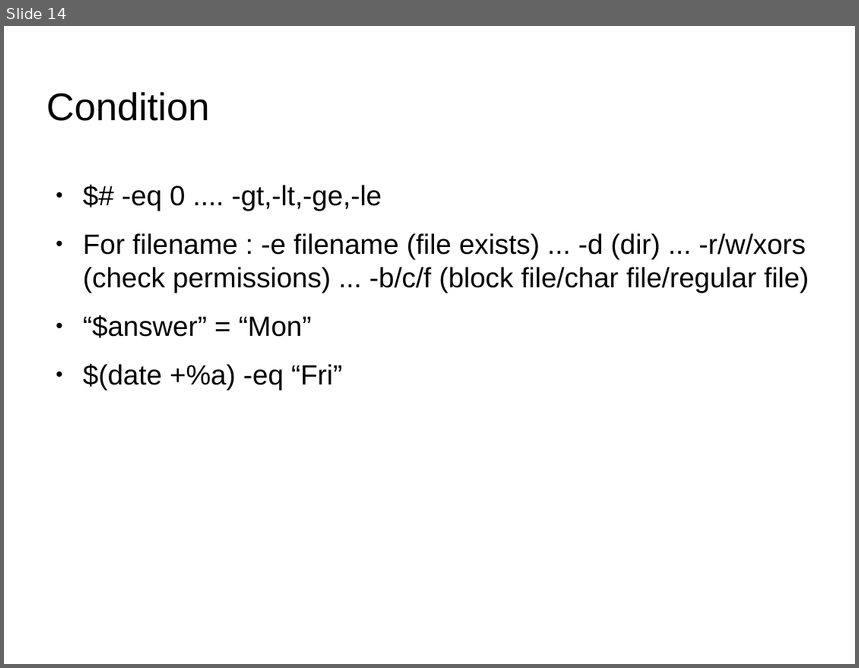
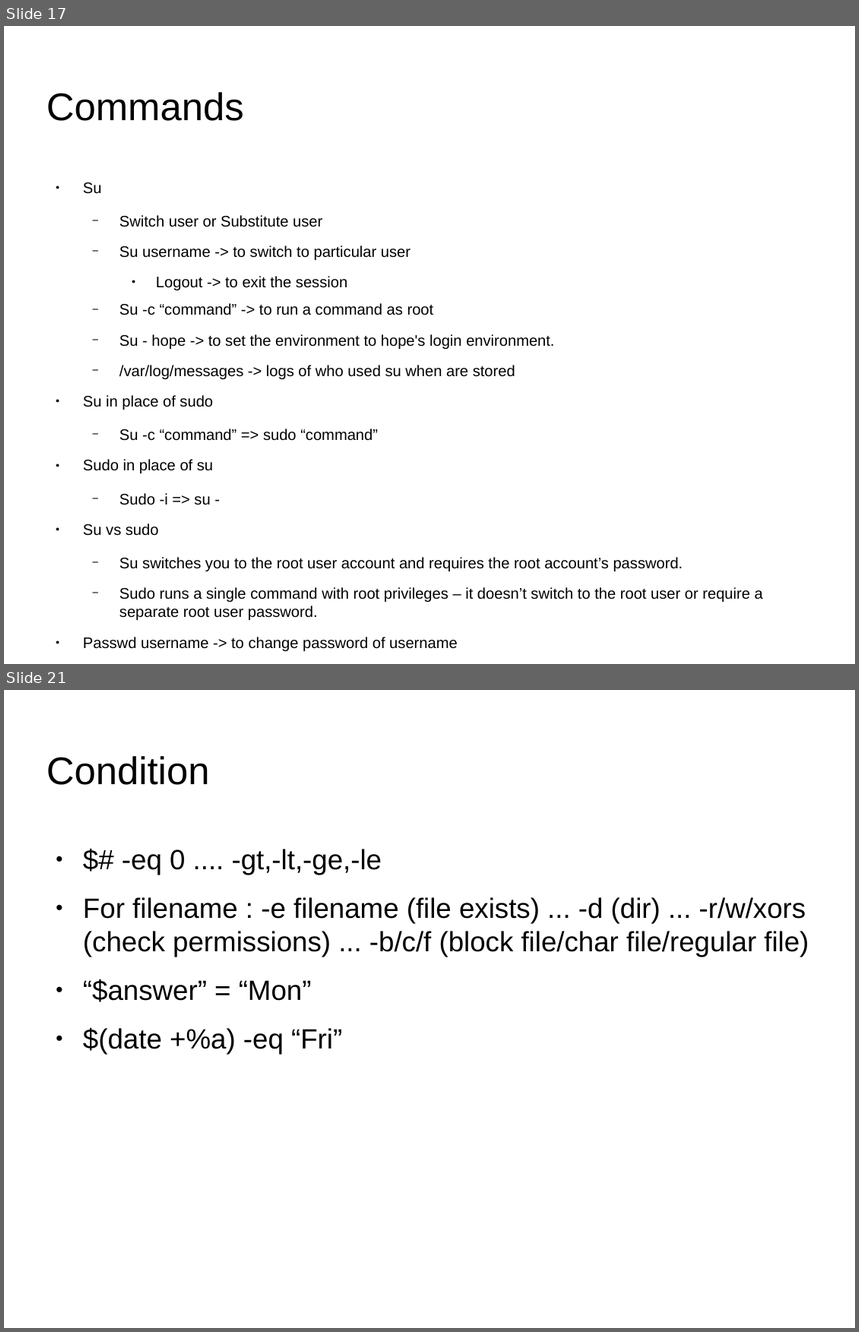
Before and after one commit to shikha-desai/Internship_PreWork, a slide deck: Shell_Script/Shell_Script_Notes.odp. Shown one above the other, each under a label of ours: slide 14 before the commit, slides 17 and 21 after it; the slides between them are not shown. The pictures are 859x668 and 859x1332 pixels, drawn with LibreOffice and Linux fonts; fonts in the diff are those of the drawing; background and template pictures are left out. Boxes give left, top, right and bottom in pixels: in the first picture for what was removed or moved away, otherwise in the second. Text is boxed around its words. In the diff, an @@ line names an element or a change of style, - is before the commit and + after.

```diff
--- a/Shell_Script/Shell_Script_Notes.odp
+++ b/Shell_Script/Shell_Script_Notes.odp
@@ slide 17 added at (4, 26, 855, 664), background picture (left out) @@
@@ title added at (47, 92, 244, 121), 36 pt, text #000000 @@
+Commands
@@ text added at (83, 183, 763, 652), 14.3 pt, text #000000 @@
+● Su
+  − Switch user or Substitute user
+  − Su username -> to switch to particular user
+    ● Logout -> to exit the session
+  − Su -c “command” -> to run a command as root
+  − Su - hope -> to set the environment to hope's login environment.
+  − /var/log/messages -> logs of who used su when are stored
+● Su in place of sudo
+  − Su -c “command” => sudo “command”
+● Sudo in place of su
+  − Sudo -i => su -
+● Su vs sudo
+  − Su switches you to the root user account and requires the root account’s password.
+  − Sudo runs a single command with root privileges – it doesn’t switch to the root user or require a separate root user password.
+● Passwd username -> to change password of username
@@ what was slide 14 is now slide 21 @@
```
Also in this commit, not shown: 2 slides changed, 8 other slides added, 5 other files.
